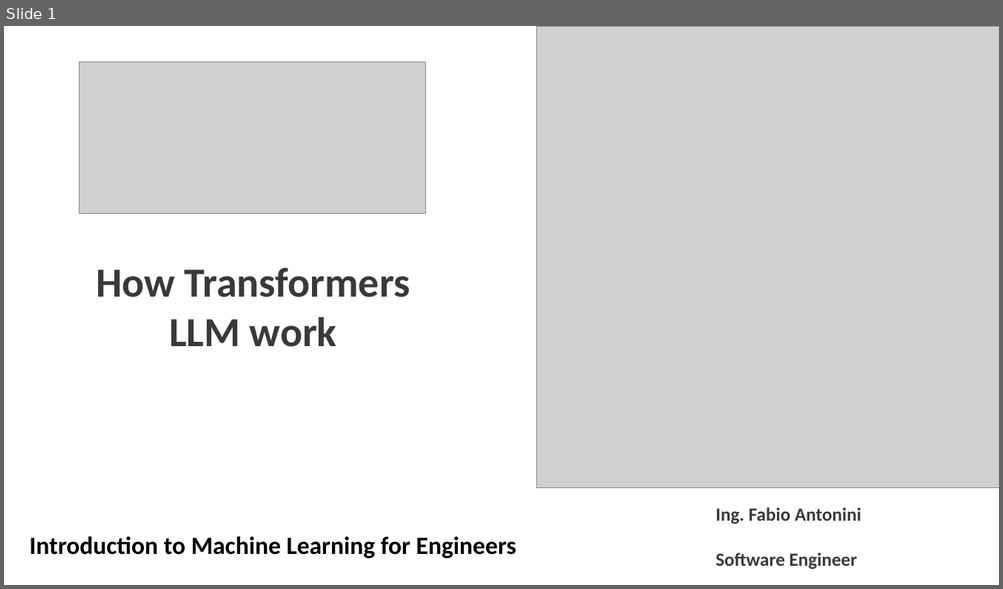
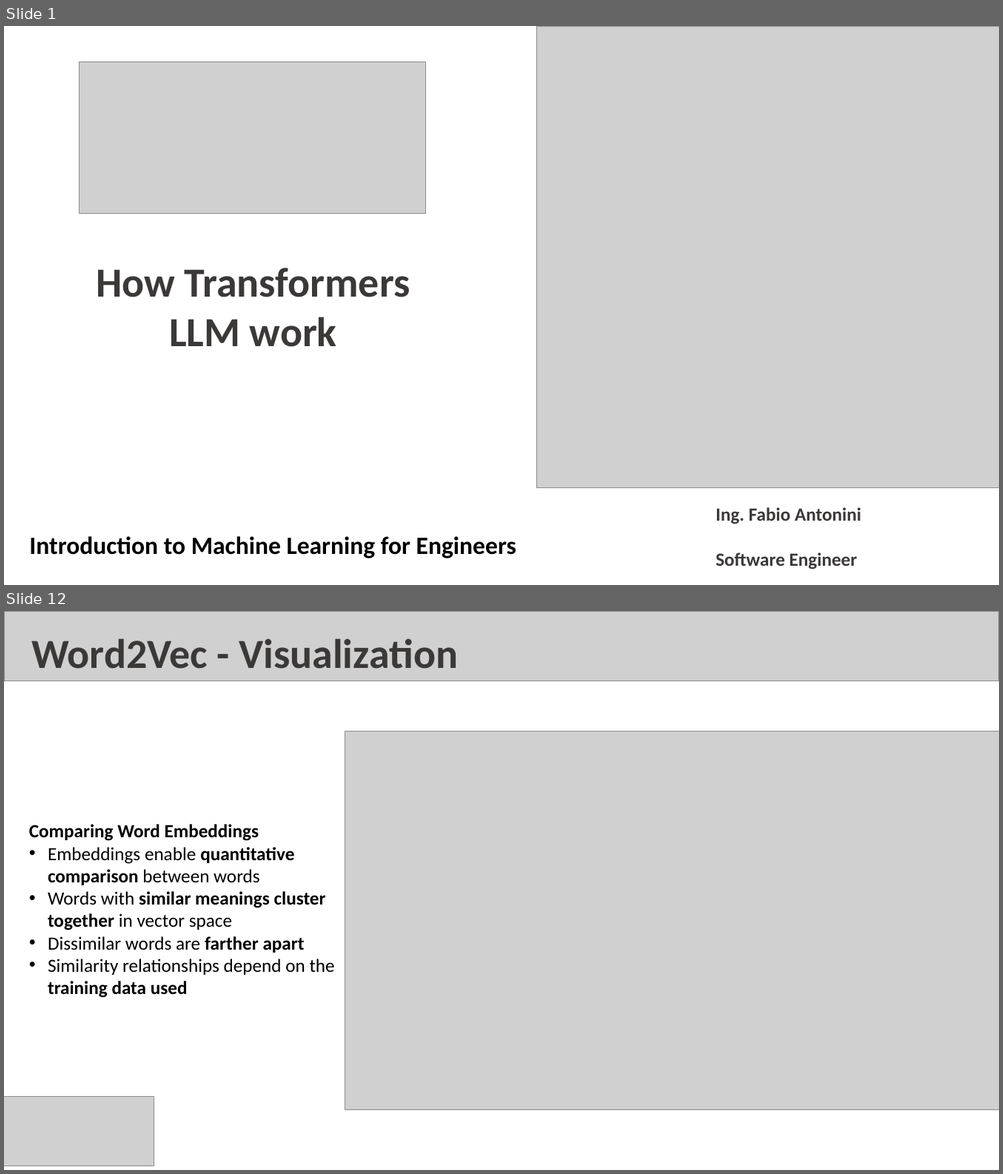
Before and after one commit to fabioantonini/dlai-short-courses, a slide deck: How Transformer LLMs Work/Slides/HowTransformersLLMwork.pptx. Shown one above the other, each under a label of ours: slide 1 before the commit, slides 1 and 12 after it; the slides between them are not shown. The pictures are 1003x589 and 1003x1174 pixels, drawn with LibreOffice and Linux fonts; fonts in the diff are those of the drawing; grey boxes stand for pictures; background and template pictures are left out. Boxes give left, top, right and bottom in pixels: in the first picture for what was removed or moved away, otherwise in the second. Text is boxed around its words. In the diff, an @@ line names an element or a change of style, - is before the commit and + after.

Commit message:
new pictures and pptx updated

```diff
--- a/How Transformer LLMs Work/Slides/HowTransformersLLMwork.pptx
+++ b/How Transformer LLMs Work/Slides/HowTransformersLLMwork.pptx
@@ slide 12 added at [4,611,999,1170], background #FFFFFF @@
@@ picture added at [4,611,999,681] @@
@@ text added at [31,638,458,669], 40 pt, text #3B3838, bold @@
+Word2Vec - Visualization
@@ picture added at [345,731,999,1111] @@
@@ text added at [29,824,335,998], 18 pt, text #000000, bold @@
+Comparing Word Embeddings
+• Embeddings enable quantitative comparison between words
+• Words with similar meanings cluster together in vector space
+• Dissimilar words are farther apart
+• Similarity relationships depend on the training data used
@@ picture added at [4,1096,154,1167] @@
```
Also in this commit, not shown: 12 other slides added, 1 slide removed, 17 other files.
